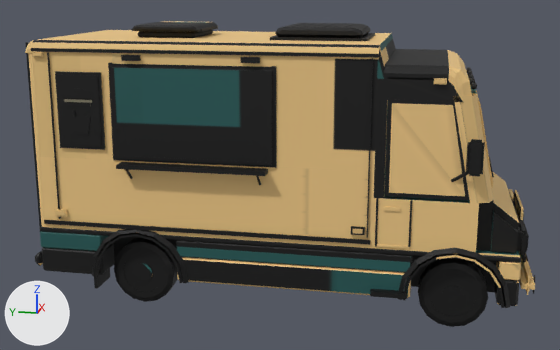
The Blender file art/truck/FoodTruck.blend: old version first, new version second.
Both versions are drawn from a camera (50 mm lens) standing at (-9.2, -1.5, 3.71) and looking at (-0.07, 0.32, 1.43). The axes (+X, +Y, +Z) are drawn at lower left. The lights are the same throughout. The picture after the commit comes second.

Objects in the first picture: 'Truck_Body', 'Truck_Hatch', 'Truck_Wheel_FR', 'Truck_Wheel_RR'.
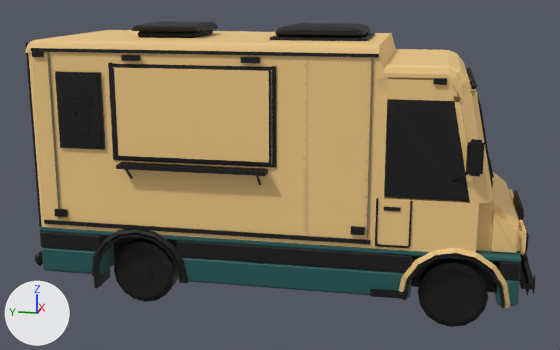
The change in detail:
me_truck_body_mesh is used by ob_truck_body; location (0.0, 0.0, 0.0).
me_truck_body_mesh had 3838 vertices, 3900 faces and spanned x -1.26..1.25, y -2.65..3.15, z 0.2..3.25.
me_truck_body_mesh now has 3758 vertices, 3750 faces and spans x -1.26..1.25, y -2.65..3.15, z 0.2..3.25.
me_truck_body_mesh part 1: 3408 kept faces spanning x -1.26..1.25, y -2.65..3.15, z 0.2..3.25 get new texture (UV) coordinates.
Edits to the shape of me_truck_body_mesh do not show in these pictures.
me_truck_hatch_mesh has 104 vertices, 94 faces and spans x -0.04..0.13, y -0.9..0.9, z -1.02..0.0.
me_truck_hatch_mesh is used by ob_truck_hatch; location (-1.1, 1.1, 2.82).
me_truck_hatch_mesh part 2: texture (UV) coordinates of 94 of 94 faces, centred in x -0.04..0.13, y -0.9..0.9, z -1.02..0.0, changed; they spanned u 0.0..1.0, v 0.33..0.81 and now span u 0.0..1.0, v 0.36..0.8.

Location of each change, [x1, y1, x2, y2] in pixels of the pictures (560 x 350 px):
part 1 of me_truck_body_mesh, surface changed
    both: [29, 21, 535, 308]
part 2 of me_truck_hatch_mesh, surface changed (lighter)
    both: [111, 67, 272, 165]
